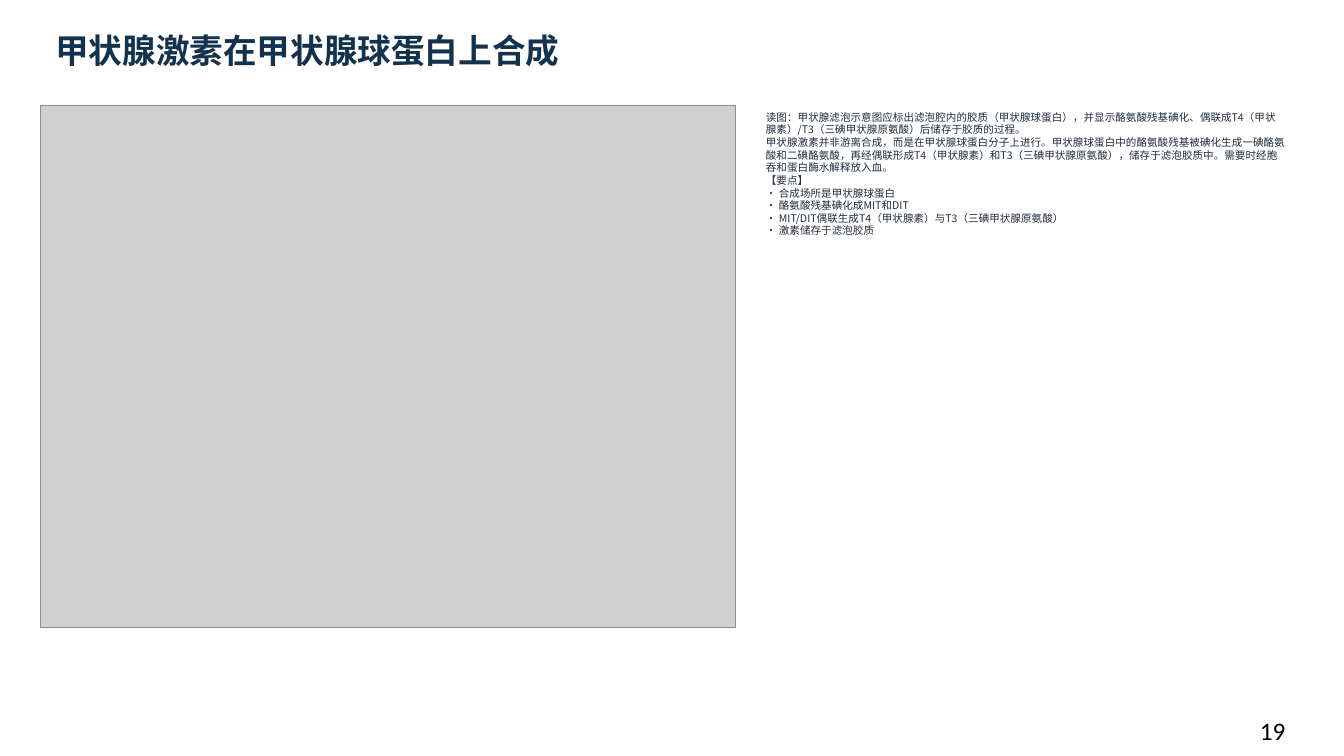
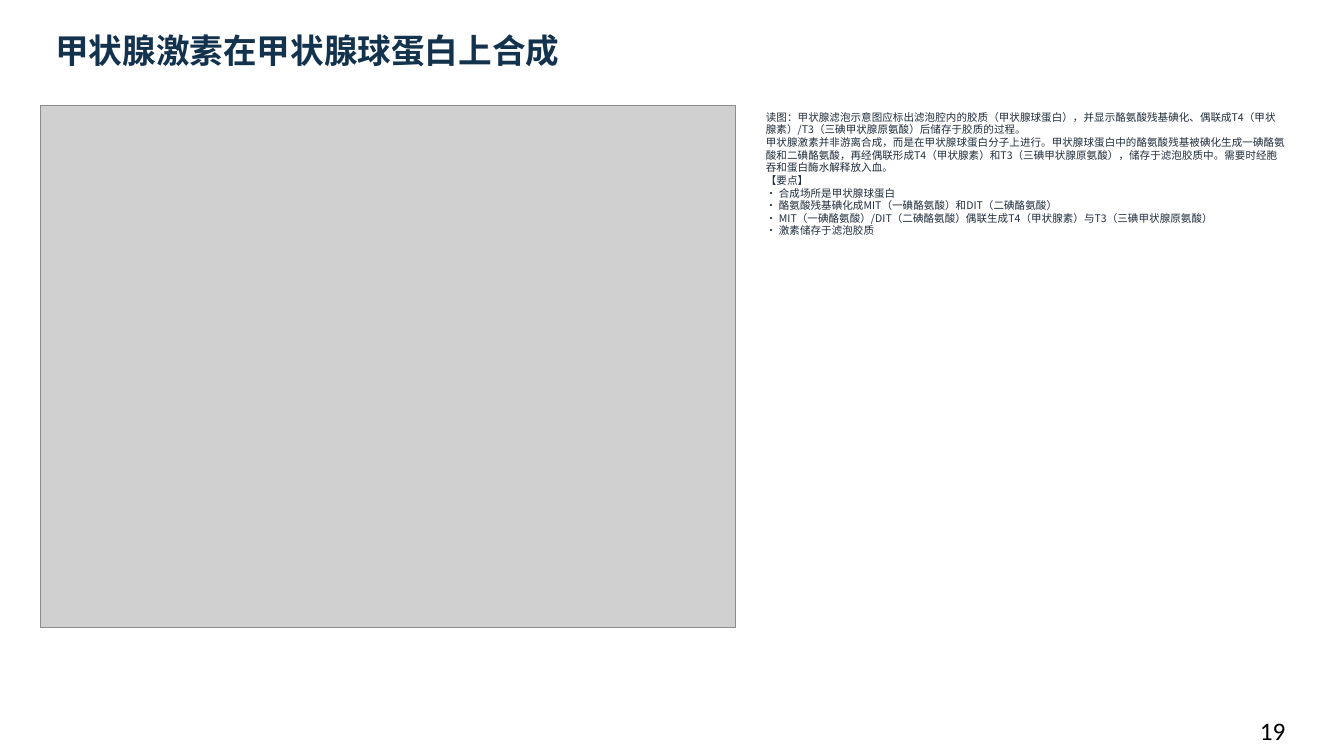
Before and after one commit to newkan-li/Biochemistry, a slide deck: slide 19 of downloads/bc14-ai-style.pptx. Drawn at 1344x756 pixels with LibreOffice and Linux fonts; fonts in the diff are those of the drawing; grey boxes stand for pictures. Boxes give left, top, right and bottom in pixels: in the first picture for what was removed or moved away, otherwise in the second. Text is boxed around its words. In the diff, an @@ line names an element or a change of style, - is before the commit and + after.

```diff
--- a/downloads/bc14-ai-style.pptx
+++ b/downloads/bc14-ai-style.pptx
@@ text at bbox=[766, 112, 1285, 235]: text changed @@
-读图：甲状腺滤泡示意图应标出滤泡腔内的胶质（甲状腺球蛋白），并显示酪氨酸残基碘化、偶联成T4（甲状腺素）/T3（三碘甲状腺原氨酸）后储存于胶质的过程。
-甲状腺激素并非游离合成，而是在甲状腺球蛋白分子上进行。甲状腺球蛋白中的酪氨酸残基被碘化生成一碘酪氨酸和二碘酪氨酸，再经偶联形成T4（甲状腺素）和T3（三碘甲状腺原氨酸），储存于滤泡胶质中。需要时经胞吞和蛋白酶水解释放入血。
-【要点】
-• 合成场所是甲状腺球蛋白
-• 酪氨酸残基碘化成MIT和DIT
-• MIT/DIT偶联生成T4（甲状腺素）与T3（三碘甲状腺原氨酸）
-• 激素储存于滤泡胶质
+读图：甲状腺滤泡示意图应标出滤泡腔内的胶质（甲状腺球蛋白），并显示酪氨酸残基碘化、偶联成T4（甲状腺素）/T3（三碘甲状腺原氨酸）后储存于胶质的过程。
+甲状腺激素并非游离合成，而是在甲状腺球蛋白分子上进行。甲状腺球蛋白中的酪氨酸残基被碘化生成一碘酪氨酸和二碘酪氨酸，再经偶联形成T4（甲状腺素）和T3（三碘甲状腺原氨酸），储存于滤泡胶质中。需要时经胞吞和蛋白酶水解释放入血。
+【要点】
+• 合成场所是甲状腺球蛋白
+• 酪氨酸残基碘化成MIT（一碘酪氨酸）和DIT（二碘酪氨酸）
+• MIT（一碘酪氨酸）/DIT（二碘酪氨酸）偶联生成T4（甲状腺素）与T3（三碘甲状腺原氨酸）
+• 激素储存于滤泡胶质
```
Also in this commit, not shown: 22 other slides changed, 5 other files.
